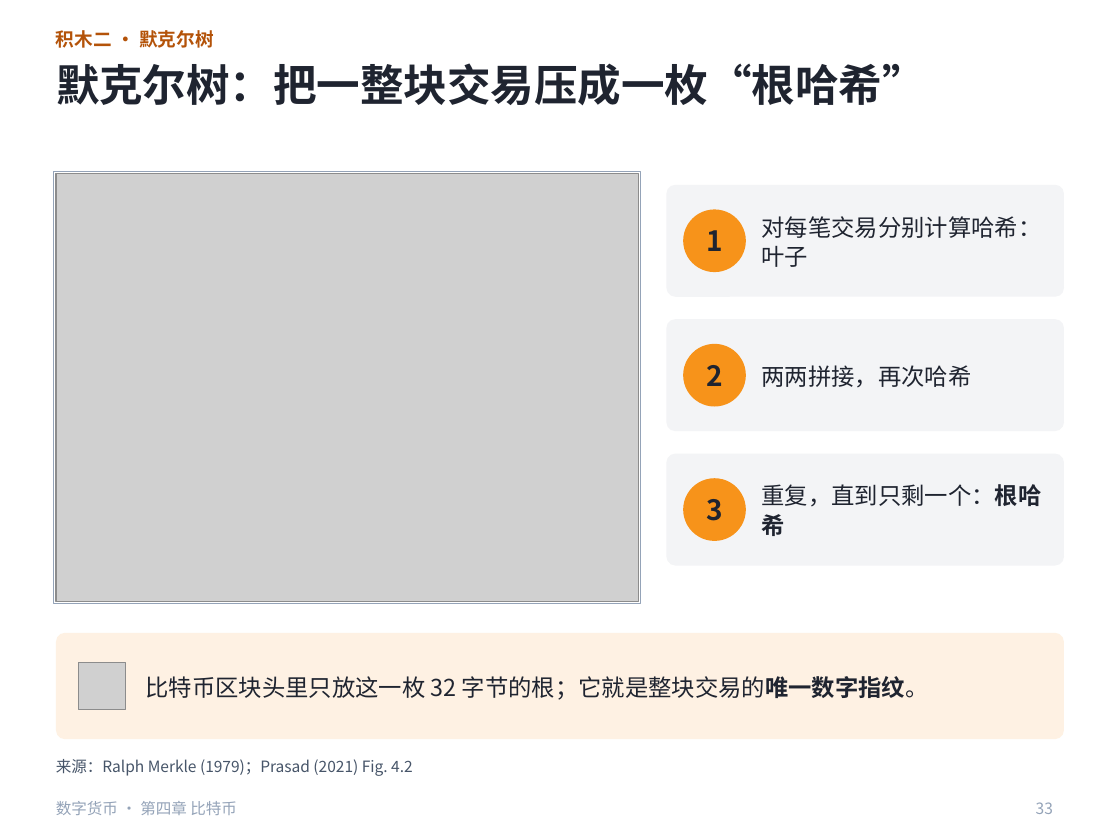
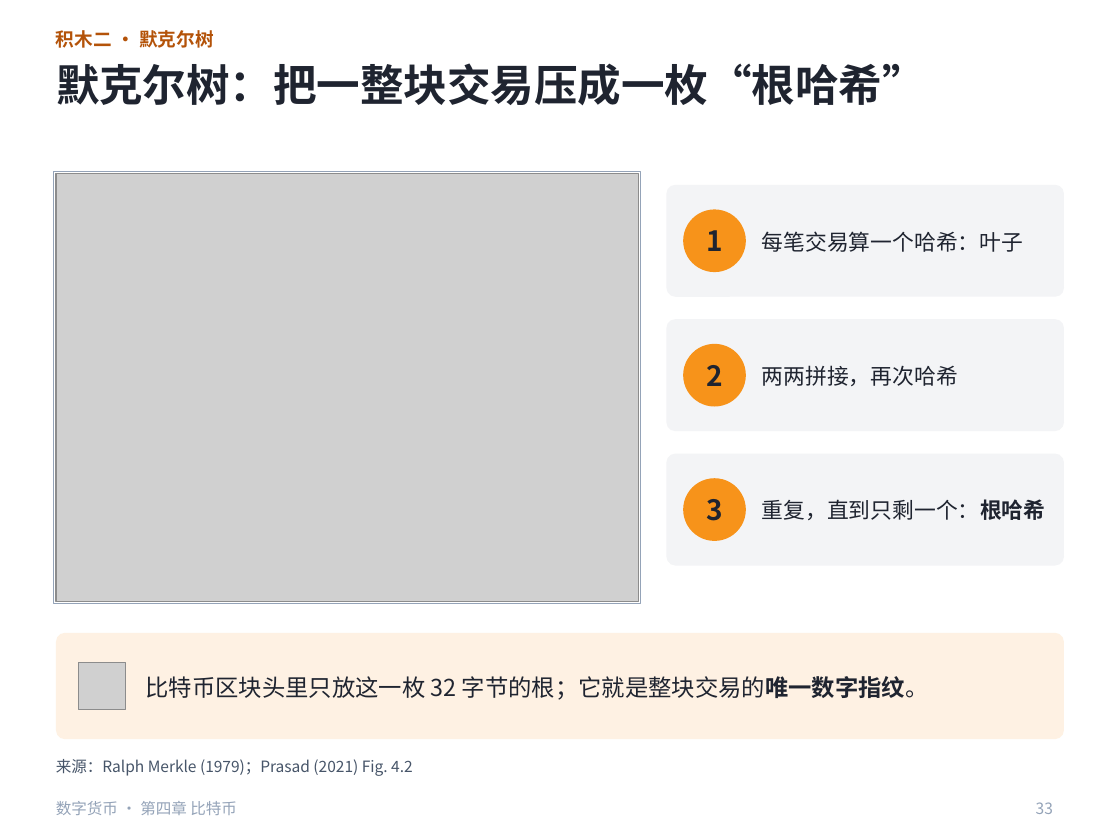
Before and after one commit to hkm500/ppt, a slide deck: slide 33 of 数字货币4_优化版.pptx. Drawn at 1120x840 pixels with LibreOffice and Linux fonts; fonts in the diff are those of the drawing; grey boxes stand for pictures. Boxes give left, top, right and bottom in pixels: in the first picture for what was removed or moved away, otherwise in the second. Text is boxed around its words. In the diff, an @@ line names an element or a change of style, - is before the commit and + after.

```diff
--- a/数字货币4_优化版.pptx
+++ b/数字货币4_优化版.pptx
@@ text at (762, 231, 1024, 252): text changed; size 15 to 14 pt @@
-对每笔交易分别计算哈希：叶子
+每笔交易算一个哈希：叶子
@@ text "两两拼接，再次哈希" at (762, 365, 958, 386): size 15 to 14 pt @@
@@ text "重复，直到只剩一个：根哈希" at (762, 499, 1046, 520): size 15 to 14 pt @@
```
Also in this commit, not shown: 15 other slides changed, 40 other files.
